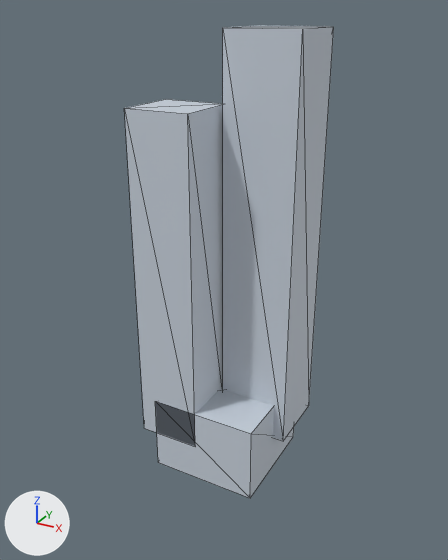
The glTF model public/studio/v2.15.0/d_haeundae/model.glb: old version first, new version second.
The view is the same before and after, from a camera (50 mm lens) standing at (3.35, -6.21, 5.69) and looking at (-0.1, 0.06, 2.56). Lighting does not change. The marker at lower left points along +X, +Y and +Z. The first picture is the older version. Mesh edges are drawn as thin lines. Where no turn or scale is listed for an object, it has been applied to the vertices.

Names of what the first picture shows: 'part0', 'part1', 'part2'.
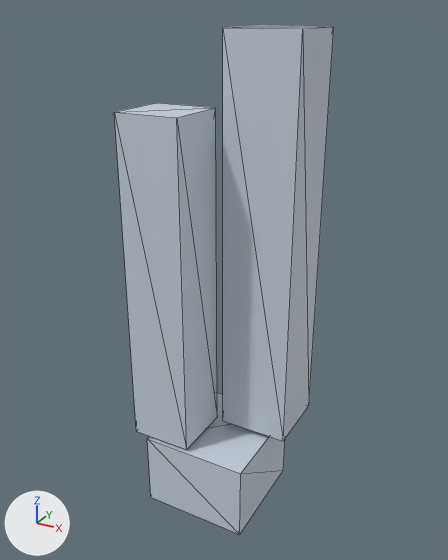
Changed parts and their boxes (x1, y1, x2, y2) in the pictures (448 x 560 px):
'part2', moved: before (124, 99, 223, 445); after (114, 103, 217, 450)
'part0', moved: before (155, 386, 294, 498); after (147, 393, 285, 534)

Diff of the bpy script that builds the scene:
```diff
--- a/public/studio/v2.15.0/d_haeundae/model.glb.py
+++ b/public/studio/v2.15.0/d_haeundae/model.glb.py
@@ me_geometry_0 @@
 # used by ob_part0; location = (0.0, 0.0, 0.0)
-me_geometry_0.from_pydata(...)  # 8 vertices, 12 faces; spans x -0.7..0.7, y -0.7..0.7, z 0.0..1.0
+me_geometry_0.from_pydata(...)  # 8 vertices, 12 faces; spans x -0.792..0.608, y -0.792..0.608, z -0.575..0.425
+# me_geometry_0 part 1: the whole mesh is moved by (-0.092, -0.092, -0.575)
 me_geometry_0.materials.append(mat_defaultmaterial)
@@ me_geometry_2 @@
 # used by ob_part2; location = (0.0, 0.0, 0.0)
-me_geometry_2.from_pydata(...)  # 8 vertices, 12 faces; spans x -0.9..-0.1, y -0.7..0.1, z 0.5..4.7
+me_geometry_2.from_pydata(...)  # 8 vertices, 12 faces; spans x -0.99..-0.19, y -0.77..0.03, z 0.46..4.66
+# me_geometry_2 part 2: the whole mesh is moved by (-0.09, -0.07, -0.04)
 me_geometry_2.materials.append(mat_defaultmaterial_002)
```
